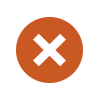
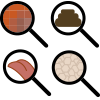
Layered file, before and after one edit (100 × 100). Changes by layer:
hid "Vector Smart Object" (6th of 16) over (x1=16, y1=17, x2=83, y2=83)
showed "Vector Smart Object" (13th of 16) over (x1=0, y1=1, x2=100, y2=97)
